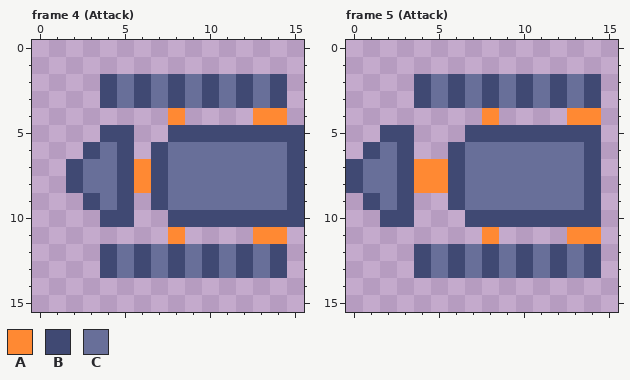
One commit to this pixel-art file: Assets/Sprites/ASEPRITEs/blockhead.aseprite. This is how it looked before the edit.
16x16 pixels, 6 frames. Shown: frame 4 (Attack), frame 5 (Attack). The commit also changed other frames, which this record leaves out.
Palette (. is transparent): A #ff8933  B #404973  C #686f99
After:
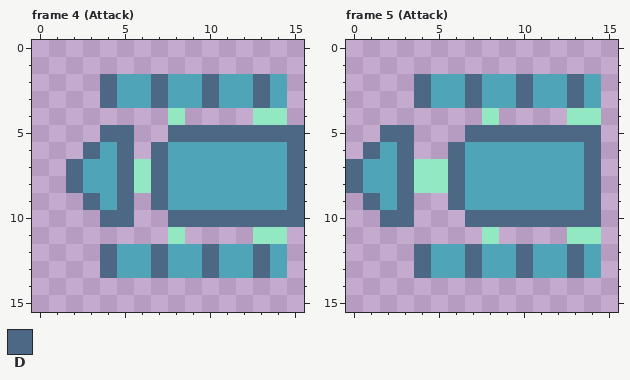
Colours new in this view: D #4c6885
Changes in this commit:
Colour A changes from #ff8933 to #92e8c0.
Colour C changes from #686f99 to #4fa4b8.
Frame 4 (Attack):
The author changed colour B to colour C in rows 2 to 3 at x 6, 8, 12 and 14; in rows 12 to 13 at x 6, 8, 12 and 14.
The author changed colour B to colour D in rows 2 to 3 at x 4 and 10; in row 5 at x 4 to 5 and 8 to 15; in row 6 at x 3, 5, 7 and 15; in rows 7 to 8 at x 2, 5, 7 and 15; in row 9 at x 3, 5, 7 and 15; in row 10 at x 4 to 5 and 8 to 15.
The author changed colour B to colour D in rows 12 to 13 at x 4 and 10.
The author changed colour C to colour D in rows 2 to 3 at x 7 and 13; in rows 12 to 13 at x 7 and 13.
Frame 5 (Attack):
The author changed colour B to colour C in rows 2 to 3 at x 6, 8, 12 and 14; in rows 12 to 13 at x 6, 8, 12 and 14.
The author changed colour B to colour D in rows 2 to 3 at x 4 and 10; in row 5 at x 2 to 3 and 7 to 14; in row 6 at x 1, 3, 6 and 14; in rows 7 to 8 at x 0, 3, 6 and 14; in row 9 at x 1, 3, 6 and 14; in row 10 at x 2 to 3 and 7 to 14.
The author changed colour B to colour D in rows 12 to 13 at x 4 and 10.
The author changed colour C to colour D in rows 2 to 3 at x 7 and 13; in rows 12 to 13 at x 7 and 13.
